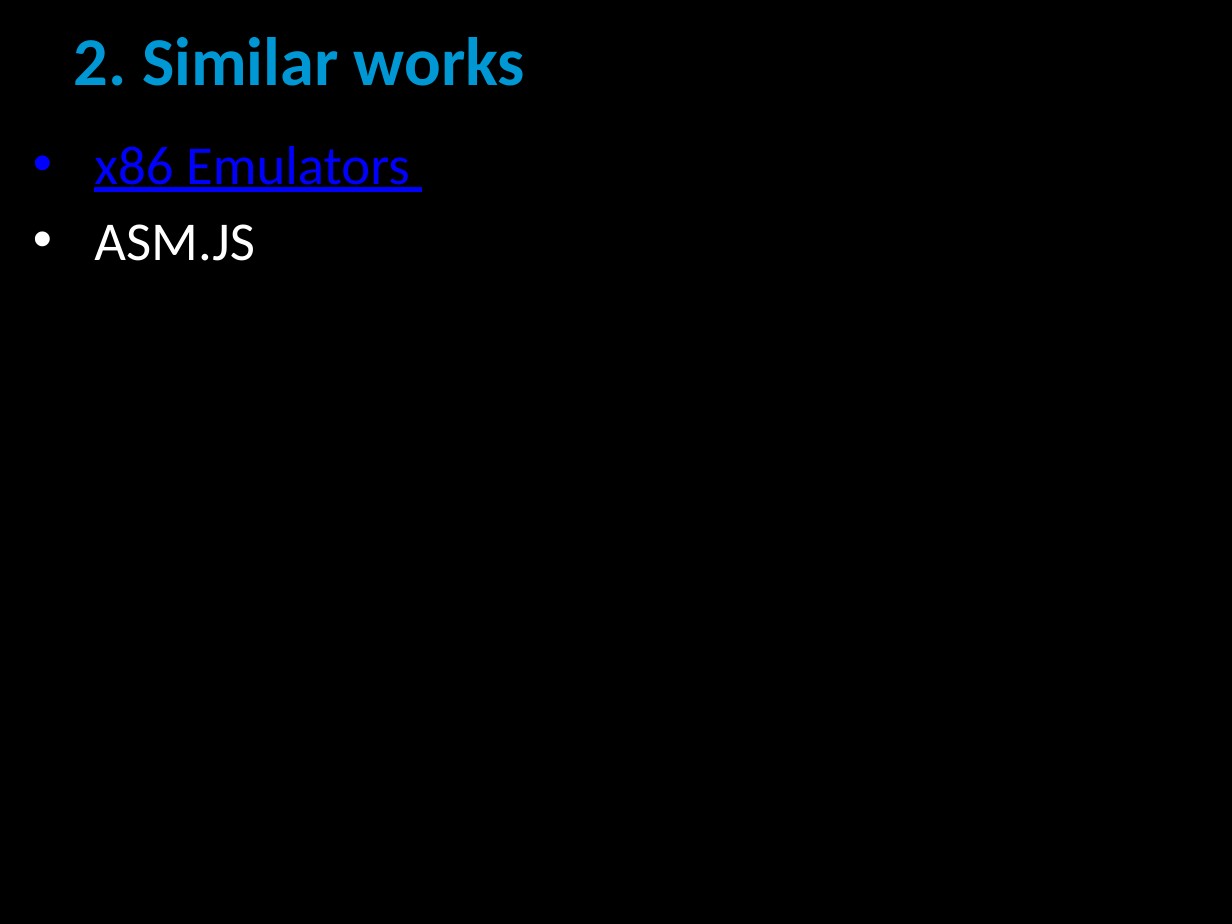
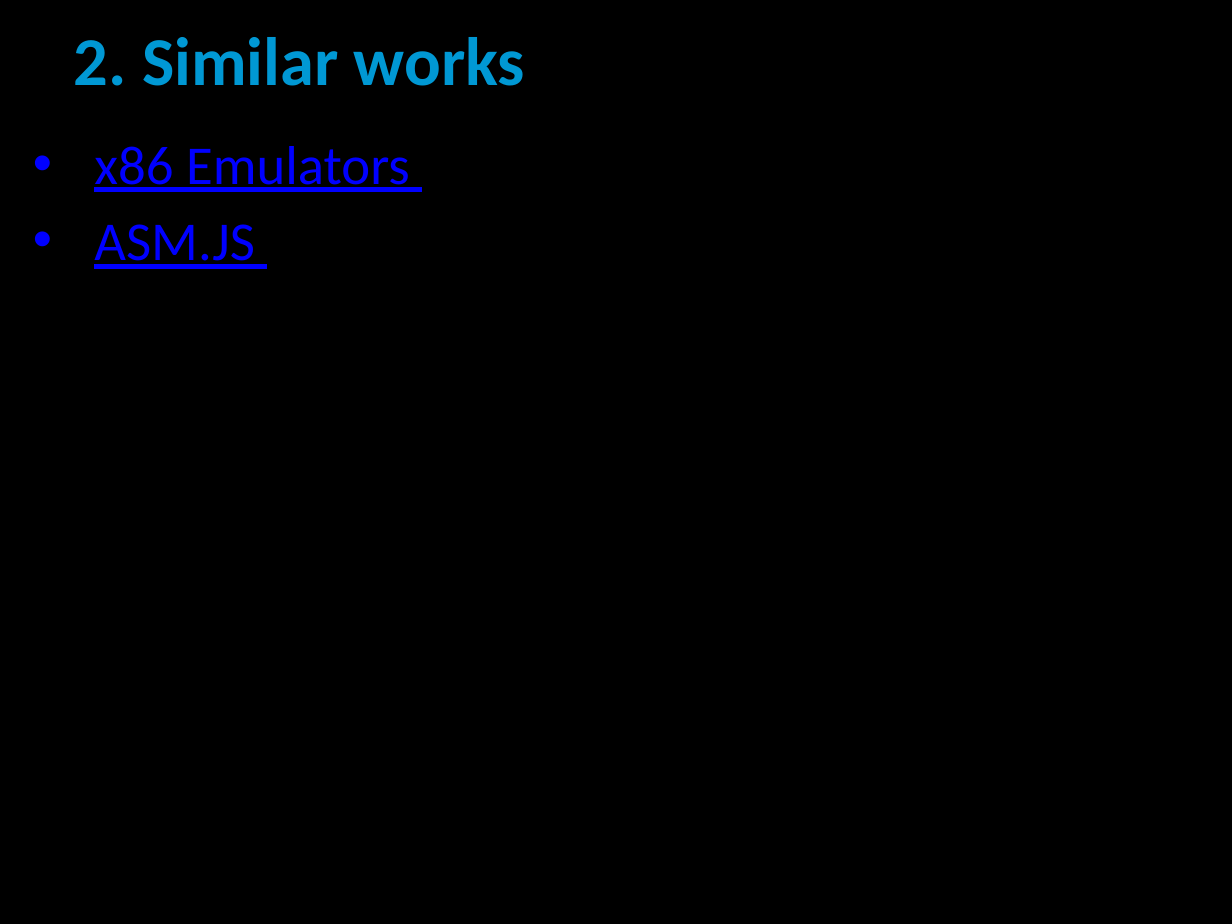
Before and after one commit to liamcarter111/Lectures, a slide deck: slide 4 of Imperial_College_29-01-2020/Presentation.pptx. Drawn at 1232x924 pixels with LibreOffice and Linux fonts; fonts in the diff are those of the drawing. Boxes give left, top, right and bottom in pixels: in the first picture for what was removed or moved away, otherwise in the second. Text is boxed around its words. In the diff, an @@ line names an element or a change of style, - is before the commit and + after.

Commit message:
Imperial_College_29-01-2020

```diff
--- a/Imperial_College_29-01-2020/Presentation.pptx
+++ b/Imperial_College_29-01-2020/Presentation.pptx
@@ text at (94, 224, 254, 269): text colour #FFFFFF to #0000FF, underline on in "ASM.JS" @@
```
